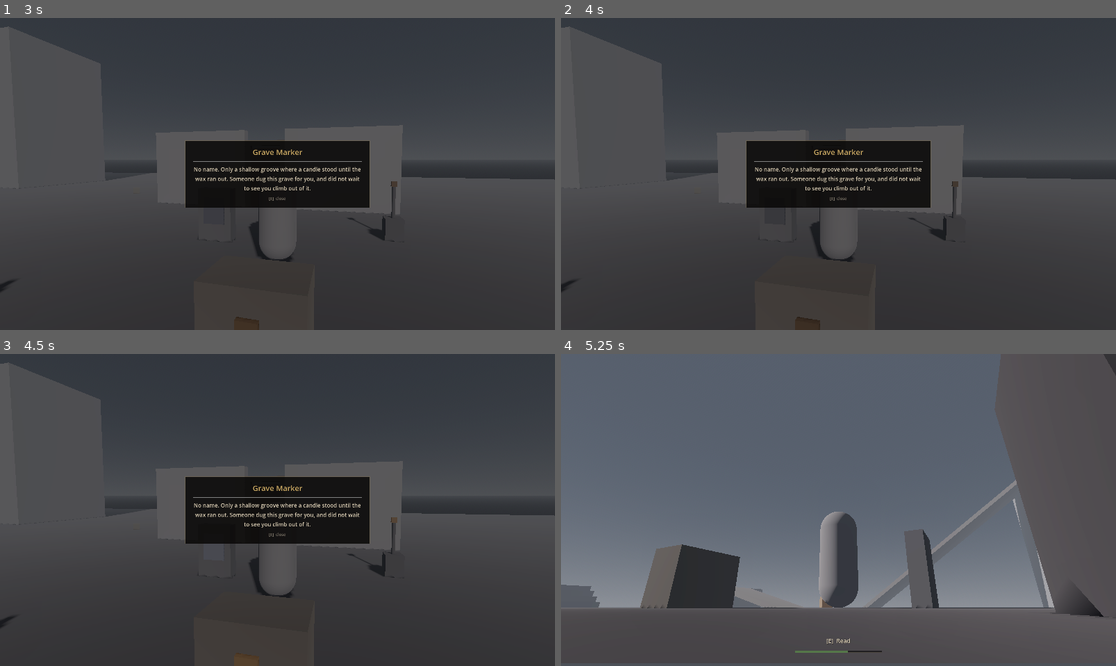
Above: before the commit, frames 1-4 (two rows, left to right).
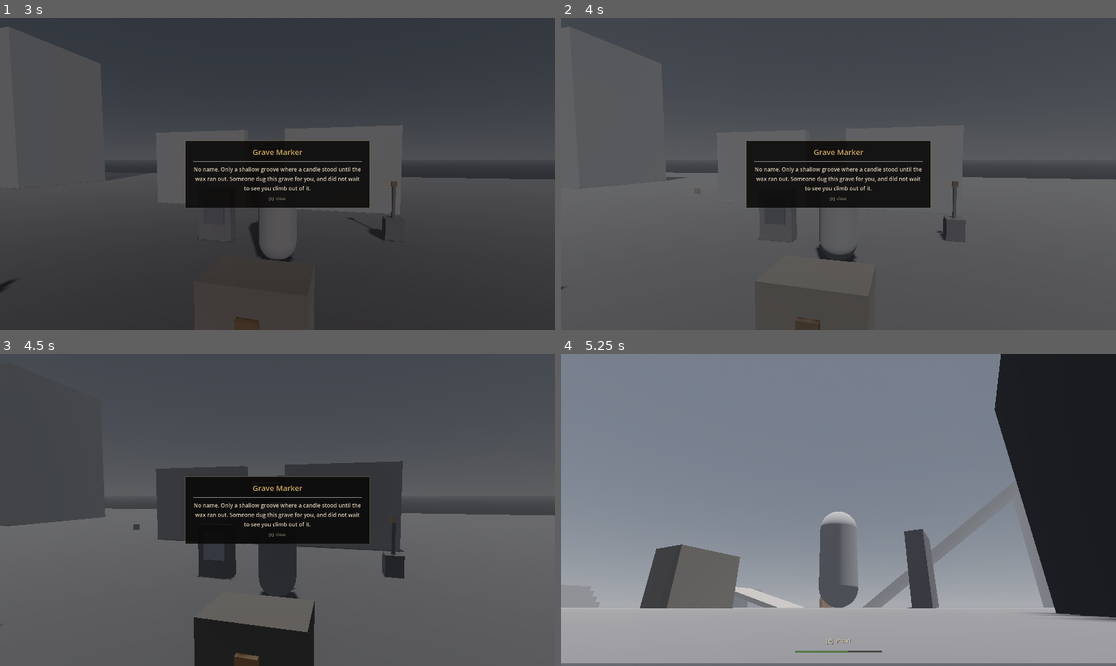
Above: after the commit, the same moments.

Repository: debanganghosh08/dev-souls
Game: Godot game, scene res://scenes/main/main.tscn
The game is run twice, just before and just after one commit, with the same random seed, the same clock (stepped at 60 frames per second) and the same inputs.
Inputs (mouse positions are in pixels of both pictures, inside the frame that each line leads up to):
- Up to frame 1 (3 s): click "New Journey" at 0.5 s; tap Enter at 1.25 s; move the mouse to (305, 174) at 1.27 s; hold E (interact) 1.28-2.03 s; hold W (move_forward) 1.28-2.78 s; tap Space (dodge) at 1.35, 2.75 s; move the mouse to (249, 174) at 2.02 s; tap E (interact) at 2.1 s; tap Shift (sprint) at 2.3 s; move the mouse to (333, 105) at 2.77 s; hold D (move_right) from 2.78 s (still down); hold Shift (sprint) from 2.78 s (still down)
- Up to frame 2 (4 s): tap Y at 3.05, 3.6 s; move the mouse to (810, 236) at 3.52 s; release D (move_right) at 3.53 s; release Shift (sprint) at 3.53 s; hold W (move_forward) from 3.53 s (still down); tap T at 3.8 s
- Up to frame 3 (4.5 s): tap Enter at 4.25 s; move the mouse to (444, 556) at 4.27 s; release W (move_forward) at 4.28 s; hold A (move_left) from 4.28 s (still down); hold T from 4.28 s (still down)
- Up to frame 4 (5.25 s): tap Space (dodge) at 4.55, 5.1 s; tap Escape (pause) at 4.9 s; move the mouse to (794, 506) at 5.02 s; release A (move_left) at 5.03 s; release T at 5.03 s; hold W (move_forward) from 5.03 s (still down)

Frame 1 is identical in both runs. In frame 2, 37% of the frame differs, in the area x 0-100%, y 49-100%; in frame 3, 47%; in frame 4, 97%, in the area x 0-100%, y 0-100%.

Commit message:
Add in-level time controls; record tonight's findings and the owner's next steps
greybox: show the clock and day/night state in the F3 readout, T jumps +2 h and
holding Y races the clock, so the day/night look can be judged without waiting
out a 20-minute cycle.

DECISIONS: D-009 photoscan trees quarantined (1.35 GB for two species),
D-010 audio blocked on a Freesound API key, D-011 licences asserted from the
asset page because Poly Haven's API has no licence field.

TASKS: rewritten for the real state (99 tests, W1 complete) with the owner's
play-test checklist as the next action.

Co-Authored-By: Claude Opus 5 <noreply@anthropic.com>

Diff:
--- a/scenes/levels/greybox.gd
+++ b/scenes/levels/greybox.gd
@@ -12,7 +12,7 @@
 const STAIR_START_POINT := Vector3(0.0, 0.6, 7.0)
 const CHEST_APPROACH_POINT := Vector3(2.0, 0.6, -2.0)
 const STAIR_TOP_Y := 1.0
-const READOUT := "speed  %5.2f m/s %s\nstamina  %3d %%\ngrounded %s   dodging %s   i-frames %s\nstate  %s\nlast fall  %.1f m\npos  (%.1f, %.1f, %.1f)\n\nfocus  %s\n%s\n%s\n\nWASD move   Shift sprint   Space dodge   mouse look\nE interact   Esc pause   F3 hide this readout"
+const READOUT := "speed  %5.2f m/s %s\nstamina  %3d %%\ngrounded %s   dodging %s   i-frames %s\nstate  %s\nlast fall  %.1f m\npos  (%.1f, %.1f, %.1f)\ntime  %02d:%02d  %s\n\nfocus  %s\n%s\n%s\n\nWASD move   Shift sprint   Space dodge   mouse look\nE interact   Esc pause   F3 hide this readout\nT +2 hours   Y hold to race the clock"
 
 @onready var _player: PlayerController = %Player
 @onready var _label: Label = %DebugLabel
@@ -50,7 +50,9 @@
 			save.use_slot_path("user://probe_slot.json")
 
 
-func _process(_delta: float) -> void:
+func _process(delta: float) -> void:
+	if _game != null and Input.is_physical_key_pressed(KEY_Y):
+		_game.advance_time(delta * 2.0)
 	if not _label.visible:
 		return
 	var v: Vector3 = _player.velocity
@@ -65,15 +67,28 @@
 		_state_name(),
 		_last_fall,
 		p.x, p.y, p.z,
+		int(_hour()), int(fposmod(_hour(), 1.0) * 60.0),
+		"night" if _game != null and _game.is_night() else "day",
 		_prompt if _prompt != "" else "-",
 		_refusal,
 		_reading,
 	]
 
 
+func _hour() -> float:
+	return _game.time_of_day if _game != null else 0.0
+
+
+# Raw keycodes, not input actions: these are test-level conveniences for judging the day/night look without
+# waiting out a 20-minute cycle, so they deliberately stay out of project.godot's input map.
 func _unhandled_input(event: InputEvent) -> void:
 	if event.is_action_pressed(&"debug_toggle"):
 		_label.visible = not _label.visible
+	elif event is InputEventKey and event.pressed and not event.echo:
+		if event.physical_keycode == KEY_T and _game != null:
+			_game.advance_time(2.0)
+
+
 
 
 # Headless probe: lets the test suite assert on real physics without driving the loop itself.
Not shown, changed: docs/DECISIONS.md
Not shown, changed: docs/TASKS.md
